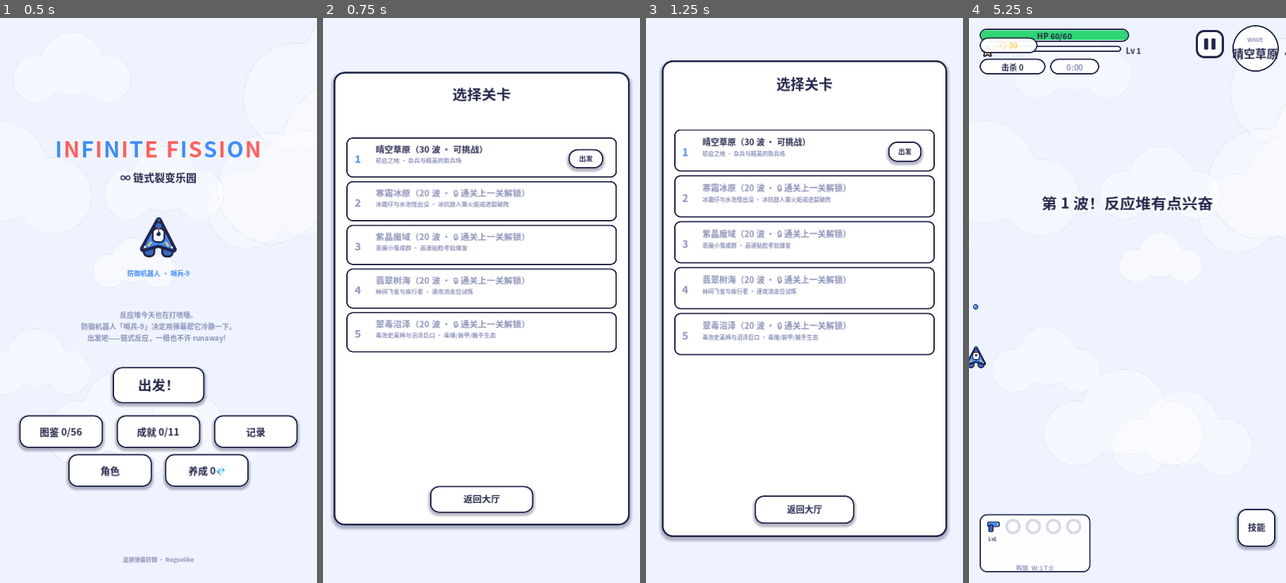
Above: before the commit, frames 1-4 (left to right).
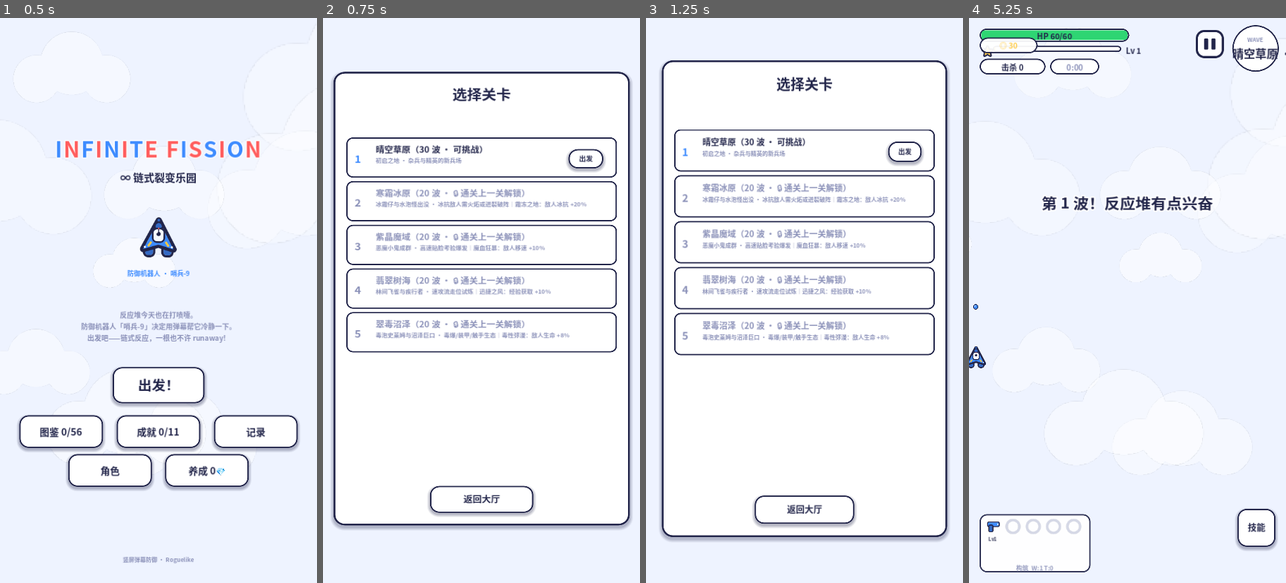
Above: after the commit, the same moments.

Repository: Genmer/Infinite-Fission
Game: Godot game, scene res://scenes/main.tscn
Same seed, same stepped clock (60 frames per second), same inputs: the game is played once before the commit and once after it.
Inputs:
- Up to frame 1 (0.5 s): no input
- Up to frame 2 (0.75 s): click "出发！" at 0.5 s
- Up to frame 3 (1.25 s): no input
- Up to frame 4 (5.25 s): click "图鉴 0/56" at 1.25 s; click "成就 0/11" at 2 s; click "记录" at 2.75 s; click "角色" at 3.5 s; click "养成 0💎" at 4.25 s; click "出发" at 5 s

Frame 1 is identical in both runs. In frame 2, 0.6% of the frame differs, in the area x 47-84%, y 32-57%; in frame 3, 0.5%; in frame 4, nothing differs.
Error after the commit: Invalid access to property or key 'achievements_changed' on a base object of type 'Node (event_bus.gd)'. (res://scripts/ui/hud.gd:65)

Commit message:
feat(meta): achievement crystal rewards + HUD toast, revive upgrade (emergency protocol), map modifiers (ice-resist/frenzy/xp/hp) with spawner application + map select display

Diff:
--- a/scripts/entities/player/player.gd
+++ b/scripts/entities/player/player.gd
@@ -15,7 +15,9 @@
 var move_speed: float = 280.0                 # 移速（相对拖动 1:1 口径下的调试/键盘备用参数）
 var pickup_radius: float = 120.0
 var gold: int = 0                             # 金币（击杀 gold_drop 掉账；战地黑市货币，M7）
-var _last_move_dir: Vector2 = Vector2.UP      # 最近移动方向（游侠闪现取向）              # Q-13 磁吸半径（pickup_pct 词条加成属包 3 常驻词条）
+var _last_move_dir: Vector2 = Vector2.UP      # 最近移动方向（游侠闪现取向）
+var revives_left: int = 0                     # 应急协议剩余复活（局外养成，每局重置）
+var map_xp_mult: float = 1.0                  # 地图词缀·经验倍率（GameLoop.start_run 注入）              # Q-13 磁吸半径（pickup_pct 词条加成属包 3 常驻词条）
 # 角色系统（用户反馈「不同的角色有不同的技能」）：选择经 Meta 持久化，开局 set_character 应用
 var character_id: StringName = &"sentinel"
 var character_atk_pct: float = 0.0            # 角色攻击修正（武器面板经 meta_atk_pct 合成）
@@ -202,6 +204,8 @@
 	_punch_left = PUNCH_TIME
 	EventBus.emit_player_hit(dmg, 0)
 	if hp <= 0.0:
+		if _try_revive():
+			return                             # 复活成功：满血 + 无敌，不掉死亡仲裁
 		hp = 0.0
 		_on_died()
 
@@ -298,6 +302,7 @@
 	hp = max_hp
 	pickup_radius = 120.0 * (1.0 + Meta.magnet_pct())
 	gold = 30 + Meta.start_gold()                # 开局资金（养成·初始资金，M8 二期）
+	revives_left = Meta.revive_charges()         # 应急协议（每局重置）
 	character_atk_pct = float(def.get("atk_pct", 0.0))
 	skill_cd_base = float(def.get("cd", 30.0)) * (1.0 - Meta.skill_cdr_pct())
 	skill_cd_left = 0.0
@@ -366,7 +371,7 @@
 func gain_xp(p_amount: float) -> void:
 	# 经验/等级：xp_gained → 升级（多级连升逐次广播，弹卡排队由 GameLoop 仲裁 E-16）
 	# 升级回满血（用户反馈 2026-08-29「升级还是回满血吧」：升级即奖励，血条拉满解压）
-	var amount := maxf(p_amount, 0.0) * (1.0 + Meta.xp_pct())   # 局外养成·经验萃取（M8 二期）
+	var amount := maxf(p_amount, 0.0) * (1.0 + Meta.xp_pct()) * map_xp_mult   # 养成萃取 + 地图词缀
 	xp += amount
 	EventBus.emit_xp_gained(amount)
 	while xp >= xp_need:
@@ -421,6 +426,16 @@
 		return
 	_dead = true
 	EventBus.emit_player_died()
+
+
+func _try_revive() -> bool:
+	# 应急协议（局外养成·复活）：满血复活 + 2s 无敌（每局次数 = 养成等级）
+	if revives_left <= 0:
+		return false
+	revives_left -= 1
+	hp = max_hp
+	invuln_left = 2.0
+	return true
 
 
 func _on_slot_unlocked_event(p_slot: int) -> void:
--- a/scripts/entities/wave/enemy_spawner.gd
+++ b/scripts/entities/wave/enemy_spawner.gd
@@ -12,6 +12,7 @@
 var pool: EnemyPool = null                    # 注入
 var registry: DataRegistry = null             # 注入（data_id → EnemyData 解析）
 var projectile_pool: ProjectilePool = null    # 注入（RANGED 敌人敌弹池——ballistic 场景）
+var map_mods: Dictionary = {}                 # 地图词缀（GameLoop.start_run 注入；M2 二期）
 var enemy_grid: SpaceGrid = null              # 最近一次 tick 的网格（E-10 分离力/查询预留）
 var elemental_system: ElementalSystem = null  # 注入（包 4 帧序⑤：出生 register_host 挂状态容器）
 var spawn_queue: Array[Dictionary] = []      # 待生成队列 {data_id, wave, tags, pos}
@@ -56,6 +57,7 @@
 			break                             # 池满：留在队首等待下帧（不丢弃）
 		spawn_queue.pop_front()
 		enemy.spawn(data, int(entry.get("wave", 1)), int(entry.get("tags", 0)))
+		_apply_map_mods(enemy)
 		enemy.projectile_pool = projectile_pool
 		enemy.enemy_grid = enemy_grid
 		if elemental_system != null:
@@ -69,6 +71,21 @@
 		if enemy.is_boss():
 			EventBus.emit_boss_spawned(enemy)   # Boss 登场事件（HUD 血条/GameFeel）
 		spawned += 1
+
+
+func _apply_map_mods(p_enemy: Enemy) -> void:
+	# 地图词缀（M2 二期）：出生后差分修正——冰抗/移速/生命
+	if map_mods.is_empty():
+		return
+	if map_mods.has("ice_resist"):
+		var r: Array = p_enemy.resist
+		if r.size() > 2:
+			r[2] = clampf(float(r[2]) + float(map_mods["ice_resist"]), -0.8, 0.8)
+	if map_mods.has("spd_mult"):
+		p_enemy.speed = p_enemy.speed * float(map_mods["spd_mult"])
+	if map_mods.has("hp_mult"):
+		p_enemy.max_hp = p_enemy.max_hp * float(map_mods["hp_mult"])
+		p_enemy.hp = p_enemy.max_hp
 
 
 func on_enemy_killed(p_enemy: Node2D) -> void:
--- a/scripts/loop/game_loop.gd
+++ b/scripts/loop/game_loop.gd
@@ -260,6 +260,15 @@
 	Meta.set_run_map(current_map_id)
 	player.set_character(Meta.character_id)   # 角色应用（含养成加成——M8/角色系统）
 	var map_def := MapTable.get_map(current_map_id)
+	spawner.map_mods = {}
+	match String(map_def.get("mod_id", "")):
+		"ice_resist":
+			spawner.map_mods = {"ice_resist": 0.2}
+		"spd_mult":
+			spawner.map_mods = {"spd_mult": 1.10}
+		"hp_mult":
+			spawner.map_mods = {"hp_mult": 1.08}
+	player.map_xp_mult = 1.10 if String(map_def.get("mod_id", "")) == "xp_mult" else 1.0
 	if _backdrop != null:
 		_backdrop.modulate = map_def.get("tint", Color.WHITE)   # 分图云层主题色
 	hud.set_map_name(String(map_def.get("name", "")))
--- a/scripts/meta/map_table.gd
+++ b/scripts/meta/map_table.gd
@@ -13,26 +13,31 @@
 		"id": &"world_grass", "name": "晴空草原", "desc": "初启之地 · 杂兵与精英的新兵场",
 		"table_path": "",                                   # 空 = 注册表主表（30 波）
 		"tint": Color(1.0, 1.0, 1.0, 1.0), "final_wave": 30,
+		"mod_name": "", "mod_id": &"",
 	},
 	{
 		"id": &"world_frost", "name": "寒霜冰原", "desc": "冰霜仔与水泡怪出没 · 冰抗敌人需火炻或迸裂破阵",
 		"table_path": "res://resources/maps/wave_table_frost.tres",
 		"tint": Color(0.72, 0.88, 1.0, 1.0), "final_wave": 20,
+		"mod_name": "霜冻之地：敌人冰抗 +20%", "mod_id": &"ice_resist",
 	},
 	{
 		"id": &"world_demon", "name": "紫晶魔域", "desc": "恶魔小鬼成群 · 高速贴脸考验爆发",
 		"table_path": "res://resources/maps/wave_table_demon.tres",
 		"tint": Color(0.82, 0.72, 1.0, 1.0), "final_wave": 20,
+		"mod_name": "魔血狂暴：敌人移速 +10%", "mod_id": &"spd_mult",
 	},
 	{
 		"id": &"world_grove", "name": "翡翠树海", "desc": "林间飞雀与疾行者 · 速攻流走位试炼",
 		"table_path": "res://resources/maps/wave_table_grove.tres",
 		"tint": Color(0.74, 1.0, 0.82, 1.0), "final_wave": 20,
+		"mod_name": "迅捷之风：经验获取 +10%", "mod_id": &"xp_mult",
 	},
 	{
 		"id": &"world_swamp", "name": "翠毒沼泽", "desc": "毒泡史莱姆与沼泽巨口 · 毒爆/装甲/触手生态",
 		"table_path": "res://resources/maps/wave_table_swamp.tres",
 		"tint": Color(0.6, 0.9, 0.58, 1.0), "final_wave": 20,
+		"mod_name": "毒性弥漫：敌人生命 +8%", "mod_id": &"hp_mult",
 	},
 ]
 
--- a/scripts/meta/meta_manager.gd
+++ b/scripts/meta/meta_manager.gd
@@ -17,17 +17,17 @@
 # 成就定义表（id → {name, desc, type, target}；type: total_kills/run_wave/run_level/
 # run_weapons_drawn/run_traits_drawn/boss_slain/total_runs）
 const ACHIEVEMENTS: Array[Dictionary] = [
-	{"id": &"first_blood", "name": "初次裂变", "desc": "累计击杀 1 只敌人", "type": "total_kills", "target": 1},
-	{"id": &"kill_500", "name": "弹幕清道夫", "desc": "累计击杀 500 只敌人", "type": "total_kills", "target": 500},
-	{"id": &"kill_2000", "name": "裂变风暴", "desc": "累计击杀 2000 只敌人", "type": "total_kills", "target": 2000},
-	{"id": &"wave_10", "name": "站稳脚跟", "desc": "单局抵达第 10 波", "type": "run_wave", "target": 10},
-	{"id": &"wave_20", "name": "深入敌阵", "desc": "单局抵达第 20 波", "type": "run_wave", "target": 20},
-	{"id": &"wave_30", "name": "无尽之门", "desc": "单局抵达第 30 波", "type": "run_wave", "target": 30},
-	{"id": &"level_15", "name": "成长曲线", "desc": "单局等级达到 15 级", "type": "run_level", "target": 15},
-	{"id": &"weapons_3", "name": "军火大亨", "desc": "单局获得 2 把新武器（共持 3 把）", "type": "run_weapons_drawn", "target": 2},
-	{"id": &"traits_8", "name": "词条收藏家", "desc": "单局获得 8 张词条卡", "type": "run_traits_drawn", "target": 8},
-	{"id": &"boss_slay", "name": "屠戮聚合体", "desc": "击败首个 Boss", "type": "boss_slain", "target": 1},
-	{"id": &"runs_10", "name": "不屈哨兵", "desc": "完成 10 局", "type": "total_runs", "target": 10},
+	{"id": &"first_blood", "reward": 10, "name": "初次裂变", "desc": "累计击杀 1 只敌人", "type": "total_kills", "target": 1},
+	{"id": &"kill_500", "reward": 25, "name": "弹幕清道夫", "desc": "累计击杀 500 只敌人", "type": "total_kills", "target": 500},
+	{"id": &"kill_2000", "reward": 60, "name": "裂变风暴", "desc": "累计击杀 2000 只敌人", "type": "total_kills", "target": 2000},
+	{"id": &"wave_10", "reward": 20, "name": "站稳脚跟", "desc": "单局抵达第 10 波", "type": "run_wave", "target": 10},
+	{"id": &"wave_20", "reward": 40, "name": "深入敌阵", "desc": "单局抵达第 20 波", "type": "run_wave", "target": 20},
+	{"id": &"wave_30", "reward": 80, "name": "无尽之门", "desc": "单局抵达第 30 波", "type": "run_wave", "target": 30},
+	{"id": &"level_15", "reward": 30, "name": "成长曲线", "desc": "单局等级达到 15 级", "type": "run_level", "target": 15},
+	{"id": &"weapons_3", "reward": 25, "name": "军火大亨", "desc": "单局获得 2 把新武器（共持 3 把）", "type": "run_weapons_drawn", "target": 2},
+	{"id": &"traits_8", "reward": 25, "name": "词条收藏家", "desc": "单局获得 8 张词条卡", "type": "run_traits_drawn", "target": 8},
+	{"id": &"boss_slay", "reward": 30, "name": "屠戮聚合体", "desc": "击败首个 Boss", "type": "boss_slain", "target": 1},
+	{"id": &"runs_10", "reward": 50, "name": "不屈哨兵", "desc": "完成 10 局", "type": "total_runs", "target": 10},
 ]
 
 # 运行期状态（存档落盘口径）
@@ -62,6 +62,7 @@
 	{"id": &"cdr", "name": "技能超频", "desc": "角色技能冷却 -8%/级", "max_lv": 3, "base_cost": 35},
 	{"id": &"xp_gain", "name": "经验萃取", "desc": "经验获取 +8%/级", "max_lv": 3, "base_cost": 30},
 	{"id": &"start_gold", "name": "初始资金", "desc": "开局金币 +20/级", "max_lv": 3, "base_cost": 25},
+	{"id": &"revive", "name": "应急协议", "desc": "每局可复活 1 次/级（满血复活 + 2s 无敌）", "max_lv": 2, "base_cost": 80},
 ]
 
 
@@ -115,6 +116,10 @@
 
 func start_gold() -> int:
 	return int(upgrade_level(&"start_gold")) * 20
+
+
+func revive_charges() -> int:
+	return int(upgrade_level(&"revive"))
 
 
 func set_character_id(p_id: StringName) -> void:
@@ -275,6 +280,7 @@
 			continue
 		if int(counters.get(String(a.type), 0)) >= int(a.target):
 			achievements_done[aid] = true
+			crystals += int(a.get("reward", 10))     # 成就奖励结晶（打通养成闭环，M8）
 			achievements_changed.emit(a.id)
 			_save()
 
--- a/scripts/ui/hud.gd
+++ b/scripts/ui/hud.gd
@@ -62,6 +62,7 @@
 	EventBus.state_changed.connect(_on_state_changed)
 	EventBus.damage_resolved.connect(_on_damage_resolved)
 	EventBus.boss_spawned.connect(_on_boss_banner)
+	EventBus.achievements_changed.connect(_on_achievement_toast)
 	EventBus.card_chosen.connect(_on_card_chosen_build)
 
 
@@ -203,6 +204,29 @@
 	# 角色技能键（仲裁在 player.skill_ready；PLAYING 态才生效）
 	if player != null and is_instance_valid(player) and bool(player.call(&"skill_ready")):
 		player.call(&"activate_skill")
+
+
+func _on_achievement_toast(p_ach_id: StringName) -> void:
+	# 成就达成 toast（右上滑入：名称 + 结晶奖励——养成闭环反馈，M8）
+	var reward := 10
+	var aname := String(p_ach_id)
+	for a in Meta.ACHIEVEMENTS:
+		if a.id == p_ach_id:
+			reward = int(a.get("reward", 10))
+			aname = String(a.name)
+			break
+	var toast := StickerTheme.label_sticker(Label.new(), 17, PopPalette.GOLD, 4, Color.WHITE, true)
+	toast.text = "🏆 成就达成：%s（+%d💎）" % [aname, reward]
+	toast.position = Vector2(150.0, 300.0)
+	toast.size = Vector2(420.0, 30.0)
+	toast.horizontal_alignment = HORIZONTAL_ALIGNMENT_CENTER
+	toast.mouse_filter = Control.MOUSE_FILTER_IGNORE
+	add_child(toast)                               # HUD 自身即 CanvasLayer 宿主
+	var tw := toast.create_tween()
+	tw.tween_property(toast, "position:y", 260.0, 0.25).set_trans(Tween.TRANS_BACK).set_ease(Tween.EASE_OUT)
+	tw.tween_interval(1.9)
+	tw.tween_property(toast, "modulate:a", 0.0, 0.4)
+	tw.tween_callback(toast.queue_free)
 
 
 func _on_boss_banner(p_boss: Node2D) -> void:
--- a/scripts/ui/menu_screen.gd
+++ b/scripts/ui/menu_screen.gd
@@ -210,7 +210,8 @@
 		row.add_child(name_l)
 		var desc_l := Label.new()
 		StickerTheme.label_sticker(desc_l, 13, PopPalette.INK_SOFT)
-		desc_l.text = String(def.desc)
+		var mod_line := String(def.get("mod_name", ""))
+		desc_l.text = (String(def.desc) + "｜" + mod_line) if mod_line != "" else String(def.desc)
 		desc_l.position = Vector2(64.0, 44.0)
 		desc_l.size = Vector2(500.0, 22.0)
 		desc_l.mouse_filter = Control.MOUSE_FILTER_IGNORE
--- a/tests/runner/verify_feedback_cases.gd
+++ b/tests/runner/verify_feedback_cases.gd
@@ -41,6 +41,7 @@
 	_test_swamp_eco()
 	_test_char_meta()
 	_test_economy()
+	_test_polish()
 	_teardown_game_loop()
 	print("────────────────────────────────────────")
 	print("验收汇总：PASS %d / FAIL %d（共 %d 项）" % [_pass, _fail, _pass + _fail])
@@ -595,9 +596,12 @@
 	var menu: MenuScreen = _gl.menu_screen
 	menu._on_lobby_pressed("char")
 	_check("大厅：角色面板 3 张卡", _live_children(menu._panel_list) == CharacterTable.count())
+	for c in menu._panel_list.get_children():
+		c.free()                                  # 立即清（queue_free 无帧迭代不清真——计数口径）
 	menu._on_lobby_pressed("upgrade")
-	_check("大厅：养成面板（结晶头 + 6 升级 + 注释 = 8 行）",
-		_live_children(menu._panel_list) == 8)
+	_check("大厅：养成面板（结晶头 + 7 升级 + 注释 = 9 行）",
+		_live_children(menu._panel_list) == 9,
+		"live=%d" % _live_children(menu._panel_list))
 	menu._on_panel_close()
 	Meta.character_id = &"sentinel"
 	Meta.upgrades = {}
@@ -661,6 +665,52 @@
 	SfxBank.I.play(&"level")
 
 
+# ── ⑳ 成就奖励 / 复活 / 地图词缀 ─────────────────────────────────
+func _test_polish() -> void:
+	print("── 成就奖励/复活/词缀 ──")
+	# 成就奖励结晶：wave_30 达成 → +80（选未达成项——wave_10 已在早前用例解锁）
+	Meta._run_max_wave = 30
+	var cr0: int = Meta.crystals
+	Meta._check_achievements()
+	# 同一轮 wave_20（+40）会一并解锁 → 合计 +120
+	_check("成就奖励：wave_30 达成（+80，连带 wave_20 +40）",
+		Meta.is_ach_done(&"wave_30") and Meta.crystals == cr0 + 120,
+		"cr=%d/%d" % [Meta.crystals, cr0 + 120])
+	# 复活：应急协议 1 级 → 致死一击满血复活
+	Meta.upgrades = {"revive": 1}
+	var p: Node = _gl.player
+	p.call(&"set_character", &"sentinel")
+	_check("复活：充能就位（1 次）", int(p.get("revives_left")) == 1)
+	p.set("invuln_left", 0.0)                     # 清无敌（接触伤害有无敌帧护栏）
+	p.set("hp", 1.0)
+	p.call(&"take_contact_damage", 50.0)
+	_check("复活：致死伤害 → 满血存活 + 2s 无敌",
+		absf(float(p.get("hp")) - float(p.get("max_hp"))) <= 0.01
+		and float(p.get("invuln_left")) >= 1.5 and int(p.get("revives_left")) == 0)
+	p.set("invuln_left", 0.0)
+	p.call(&"take_contact_damage", 99999.0)
+	_check("复活：耗尽后正常死亡仲裁（E-16 不受扰）", bool(p.get("_dead")))
+	p.call(&"respawn")
+	# 地图词缀：定义完整 + spawner 应用
+	for mid: Array in [[&"world_grass", ""], [&"world_frost", "ice_resist"],
+			[&"world_demon", "spd_mult"], [&"world_grove", "xp_mult"],
+			[&"world_swamp", "hp_mult"]]:
+		var def := MapTable.get_map(mid[0])
+		_check("词缀：%s → %s" % [String(mid[0]), String(mid[1]) if String(mid[1]) != "" else "无词缀"],
+			String(def.get("mod_id", "")) == String(mid[1]))
+	var frost_def := MapTable.get_map(&"world_frost")
+	_check("词缀文案：霜冻之地", String(frost_def.get("mod_name", "")).contains("冰抗"))
+	# spawner 词缀应用（spd_mult 实测）
+	_gl.spawner.map_mods = {"spd_mult": 1.10}
+	var se := (_gl.pools[&"enemy"] as EnemyPool).acquire()
+	se.spawn(_fixture_enemy(&"E_MOD", 10.0), 1, 0)
+	var spd0: float = se.speed
+	_gl.spawner._apply_map_mods(se)
+	_check("词缀：spawner 应用移速 +10%", absf(se.speed - spd0 * 1.10) <= 0.01)
+	_gl.spawner.map_mods = {}
+	_gl.pools[&"enemy"].release(se)
+
+
 func _live_children(p_node: Node) -> int:
 	# queue_free 已挂但未销毁的子节点不计（无帧迭代环境下的存活计数）
 	var n := 0
Not shown, changed: META_ROADMAP.md
Not shown, changed: PROGRESS.md
